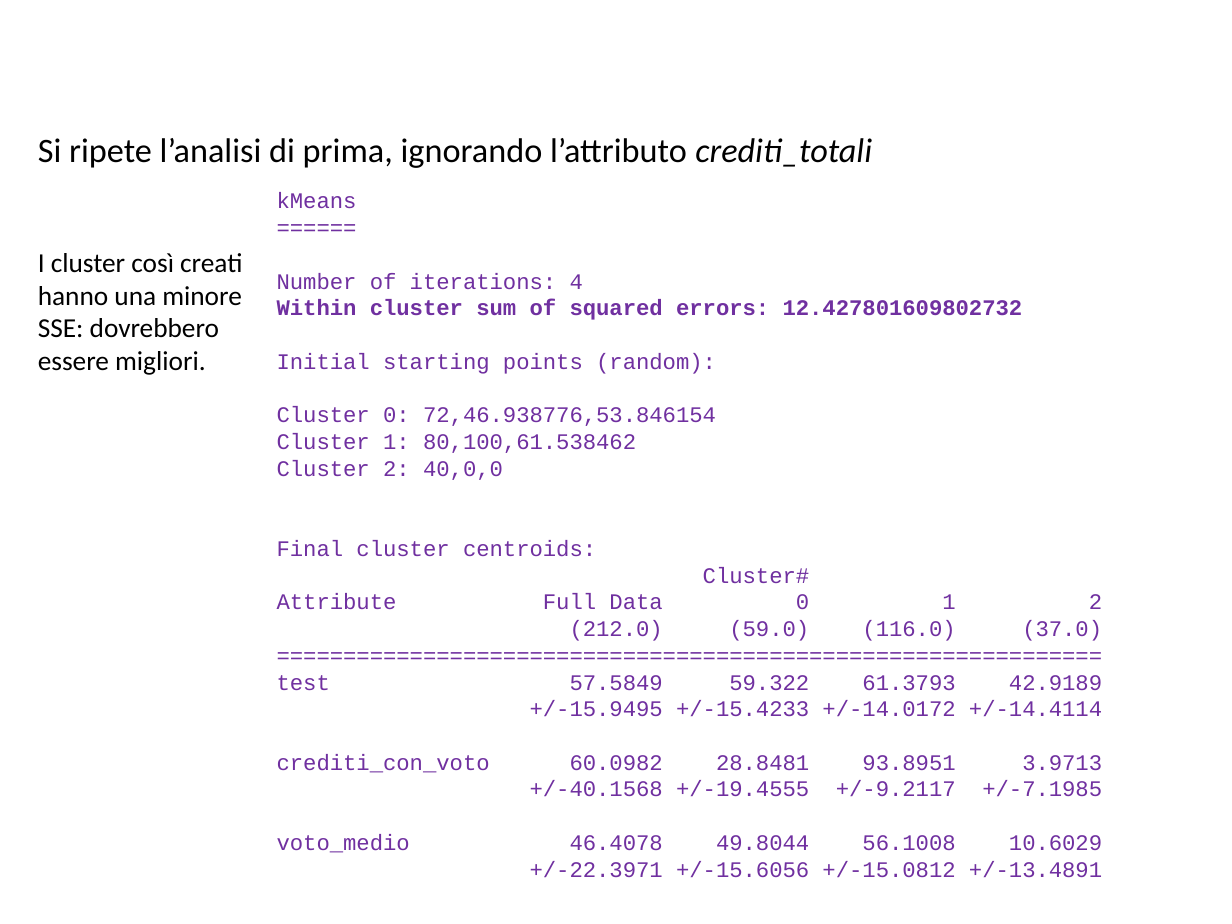
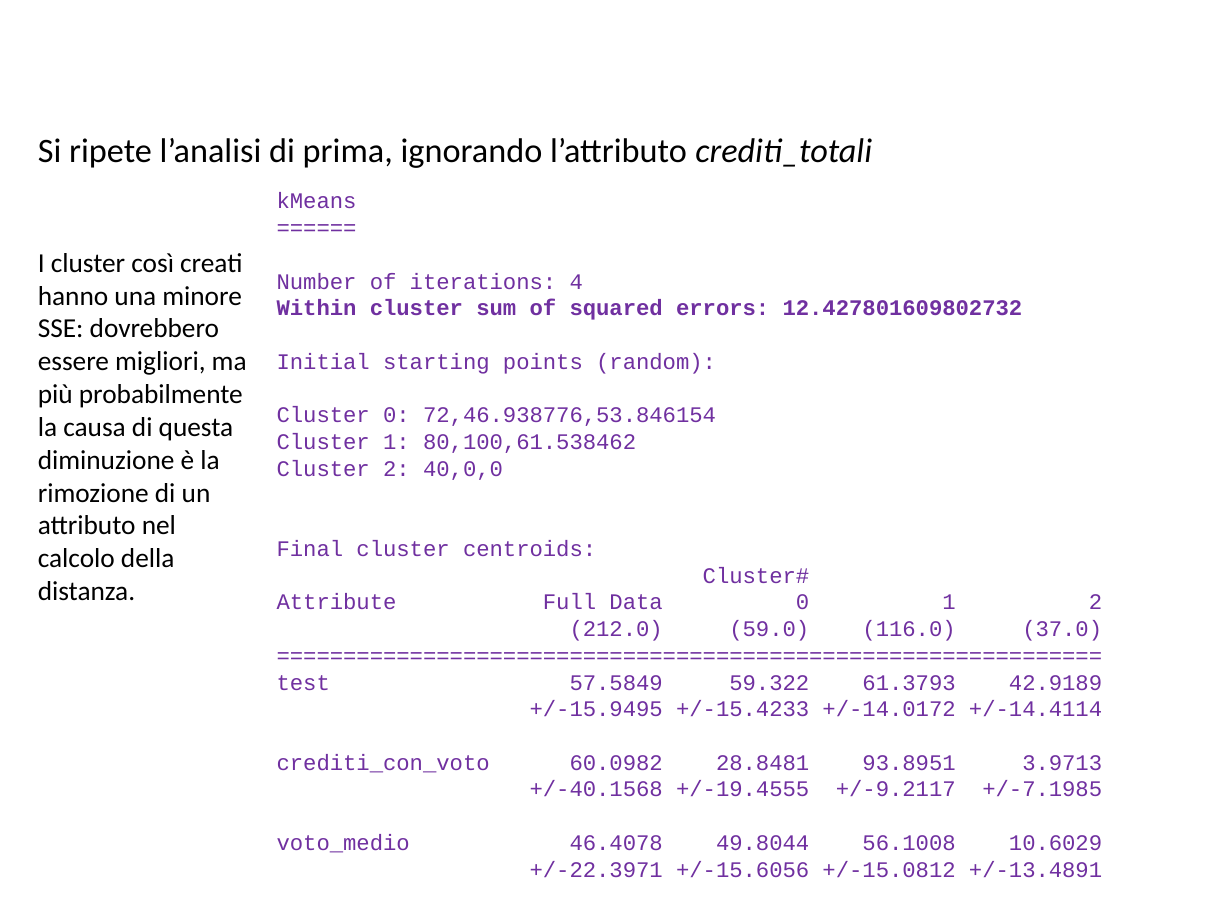
Before and after one commit to BlacknDecker/unifi, a slide deck: slide 45 of relazione.pptx. Drawn at 1232x924 pixels with LibreOffice and Linux fonts; fonts in the diff are those of the drawing; background and template pictures are left out. Boxes give left, top, right and bottom in pixels: in the first picture for what was removed or moved away, otherwise in the second. Text is boxed around its words. In the diff, an @@ line names an element or a change of style, - is before the commit and + after.

```diff
--- a/relazione.pptx
+++ b/relazione.pptx
@@ text at [38, 253, 247, 601]: text changed @@
-I cluster così creati hanno una minore SSE: dovrebbero essere migliori.
+I cluster così creati hanno una minore SSE: dovrebbero essere migliori, ma più probabilmente la causa di questa diminuzione è la rimozione di un attributo nel calcolo della distanza.
```
Also in this commit, not shown: 10 other slides changed, 2 slides added, 1 slide removed.
